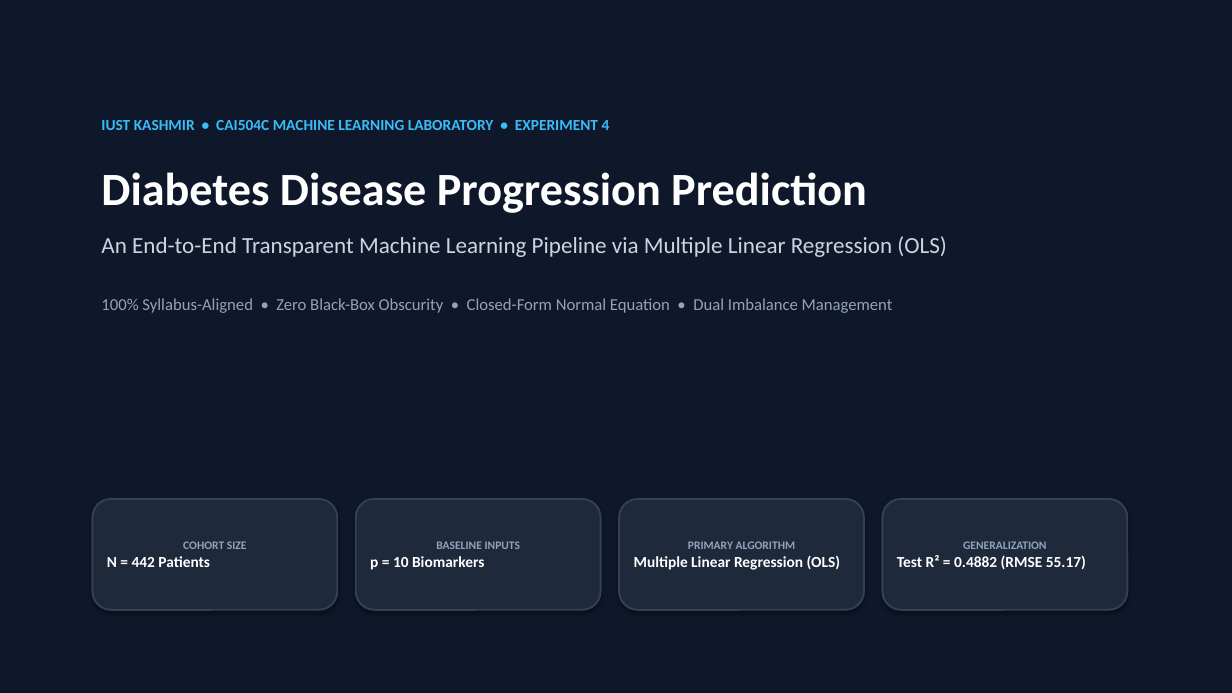
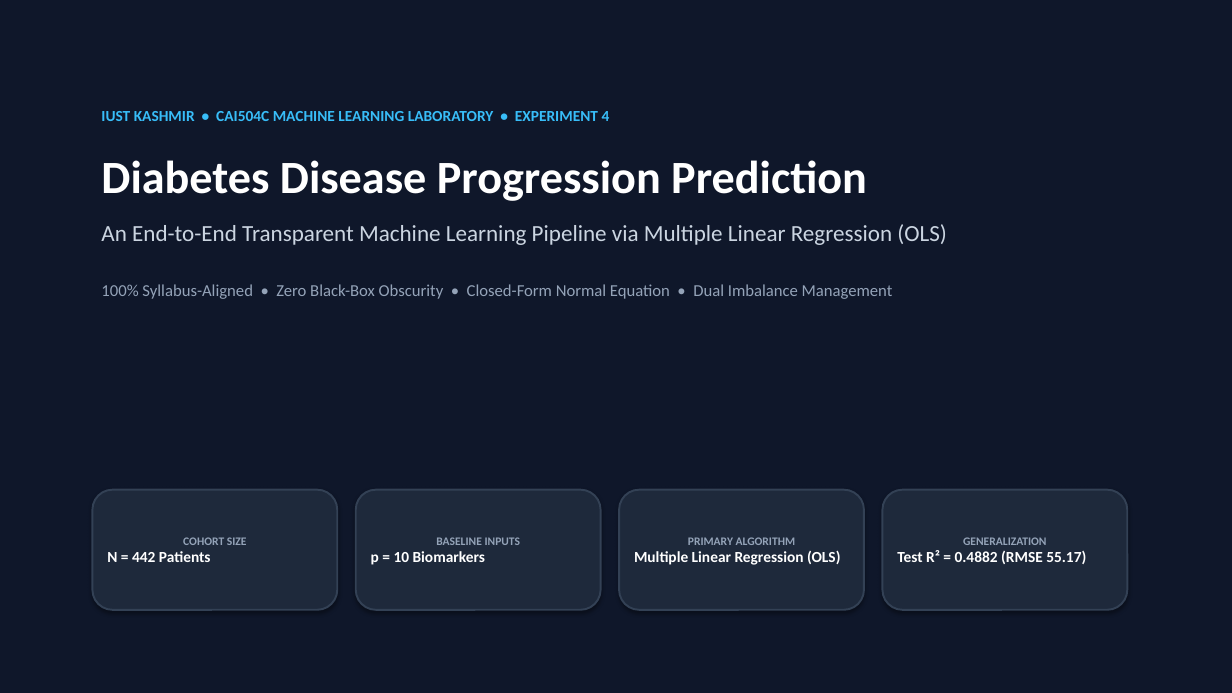
Before and after one commit to darrehanrasool/Lab, a slide deck: slide 1 of 4 Diabetes Progression Prediction/Diabetes_Progression_Conference_Presentation.pptx. Drawn at 1232x693 pixels with LibreOffice and Linux fonts; fonts in the diff are those of the drawing. Boxes give left, top, right and bottom in pixels: in the first picture for what was removed or moved away, otherwise in the second. Text is boxed around its words. In the diff, an @@ line names an element or a change of style, - is before the commit and + after.

```diff
--- a/4 Diabetes Progression Prediction/Diabetes_Progression_Conference_Presentation.pptx
+++ b/4 Diabetes Progression Prediction/Diabetes_Progression_Conference_Presentation.pptx
@@ text "IUST KASHMIR • CAI504C MACHINE ..." moved from (x1=101, y1=120, x2=947, y2=313) to (x1=101, y1=111, x2=947, y2=299) @@
@@ text at (x1=101, y1=111, x2=947, y2=245): less space between paragraphs @@
@@ rounded rectangle "COHORT SIZE" resized from (x1=92, y1=499, x2=337, y2=610) to (x1=92, y1=490, x2=337, y2=610) @@
@@ rounded rectangle "BASELINE INPUTS" resized from (x1=356, y1=499, x2=601, y2=610) to (x1=356, y1=490, x2=601, y2=610) @@
@@ rounded rectangle "PRIMARY ALGORITHM" resized from (x1=619, y1=499, x2=864, y2=610) to (x1=619, y1=490, x2=864, y2=610) @@
@@ rounded rectangle "GENERALIZATION" resized from (x1=883, y1=499, x2=1128, y2=610) to (x1=883, y1=490, x2=1128, y2=610) @@
```
Also in this commit, not shown: 14 other slides changed, 1 slide added, 1 slide removed, 1 other file.
